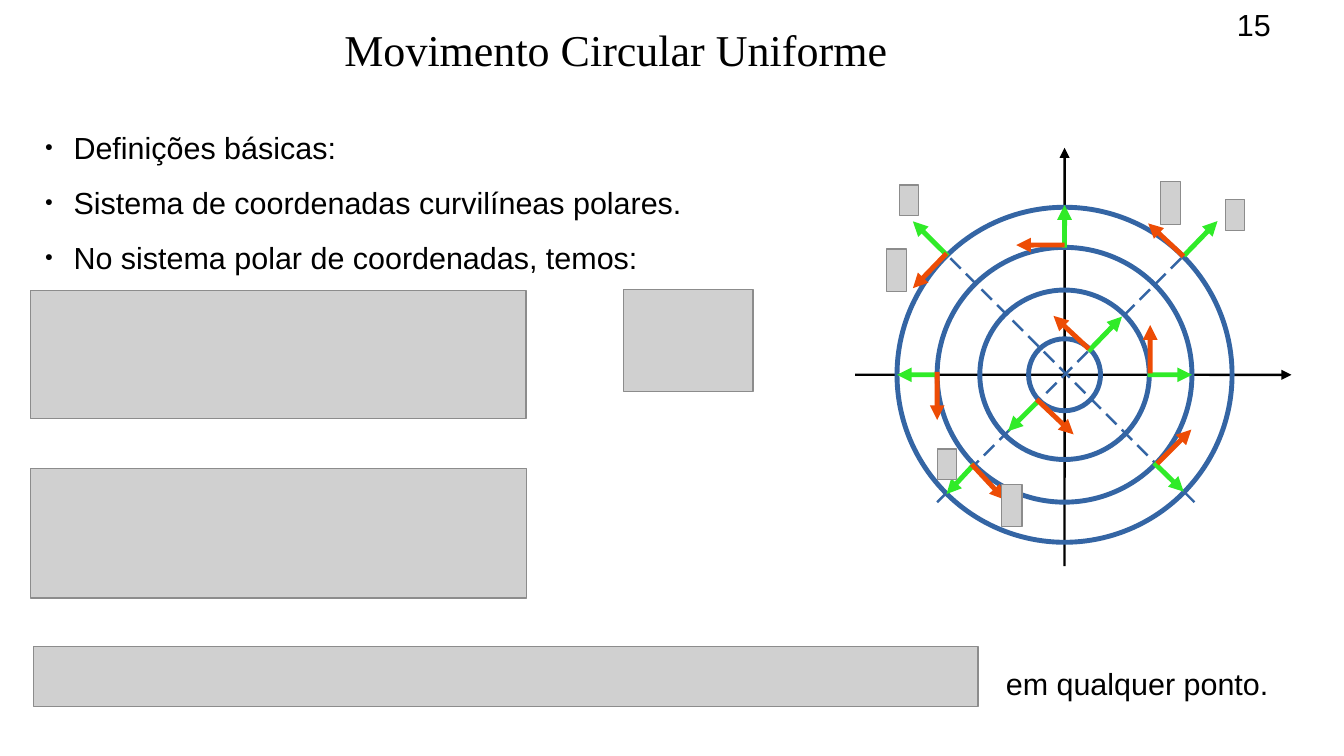
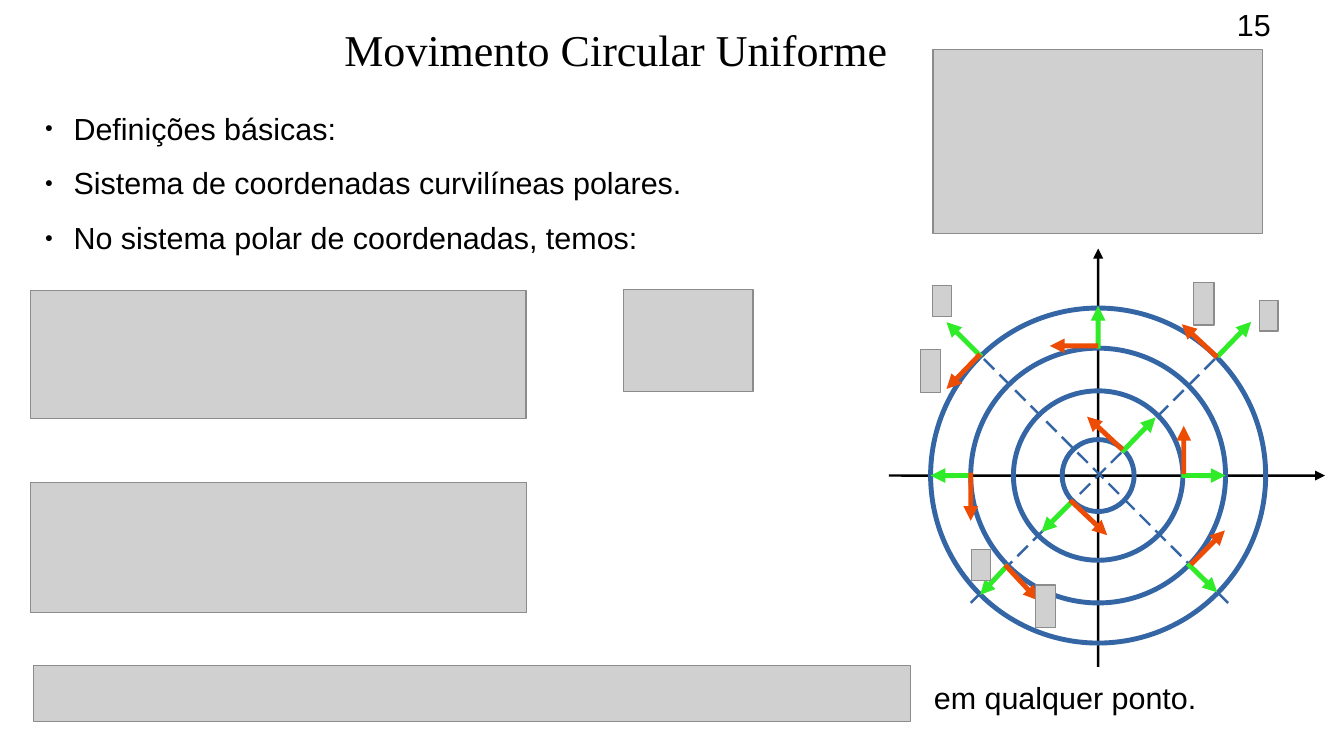
Before and after one commit to lgcrego/cursos, a slide deck: slide 15 of Fisica-1/parte1/cinematica-2D.odp. Drawn at 1344x756 pixels with LibreOffice and Linux fonts; fonts in the diff are those of the drawing; grey boxes stand for pictures. Boxes give left, top, right and bottom in pixels: in the first picture for what was removed or moved away, otherwise in the second. Text is boxed around its words. In the diff, an @@ line names an element or a change of style, - is before the commit and + after.

```diff
--- a/Fisica-1/parte1/cinematica-2D.odp
+++ b/Fisica-1/parte1/cinematica-2D.odp
@@ picture: place and size @@
-picture at (1161, 182, 1182, 224)
+picture at (933, 50, 1262, 234)
@@ text "Definições básicas:": place and size @@
-text "Definições básicas:" at (74, 136, 681, 274)
+text "Definições básicas:" at (74, 117, 681, 255)
@@ picture: place and size @@
-picture at (887, 249, 907, 291)
+picture at (933, 285, 953, 316)
@@ picture: place and size @@
-picture at (1226, 200, 1245, 231)
+picture at (1194, 283, 1215, 326)
@@ 11 arrows, 3 ellipses, 2 lines: place and size @@
-11 arrows, 3 ellipses, 2 lines at (855, 148, 1292, 566)
+11 arrows, 3 ellipses, 2 lines at (889, 249, 1326, 667)
@@ arrow moved from (1089, 349) - (1054, 316) to (1217, 357) - (1182, 324) @@
@@ arrow moved from (1089, 351) - (1122, 317) to (1218, 356) - (1251, 322) @@
@@ picture: place and size @@
-picture at (900, 185, 920, 216)
+picture at (1260, 300, 1279, 331)
@@ picture: place and size @@
-picture at (938, 449, 957, 479)
+picture at (921, 350, 942, 393)
@@ ellipse: place and size @@
-ellipse at (981, 290, 1150, 460)
+ellipse at (1013, 391, 1183, 561)
@@ arrow moved from (1037, 400) - (1074, 434) to (1123, 450) - (1088, 417) @@
@@ arrow moved from (1155, 463) - (1184, 491) to (1122, 452) - (1156, 417) @@
@@ picture: place and size @@
-picture at (30, 468, 527, 598)
+picture at (30, 483, 527, 612)
@@ arrow moved from (974, 465) - (946, 494) to (1072, 502) - (1042, 532) @@
@@ arrow moved from (972, 465) - (1005, 500) to (1071, 500) - (1107, 535) @@
@@ picture: place and size @@
-picture at (1003, 484, 1023, 527)
+picture at (972, 550, 992, 581)
@@ arrow moved from (1038, 402) - (1009, 432) to (1009, 565) - (981, 595) @@
@@ arrow moved from (1184, 256) - (1149, 223) to (1006, 565) - (1039, 600) @@
@@ arrow moved from (1184, 256) - (1218, 221) to (1188, 563) - (1218, 593) @@
@@ picture added at (1035, 585, 1056, 628) @@
@@ picture: place and size @@
-picture at (34, 646, 979, 707)
+picture at (34, 666, 911, 722)
@@ text "em qualquer ponto.": place and size @@
-text "em qualquer ponto." at (1006, 673, 1269, 701)
+text "em qualquer ponto." at (934, 687, 1197, 715)
```
Also in this commit, not shown: 1 other file.
